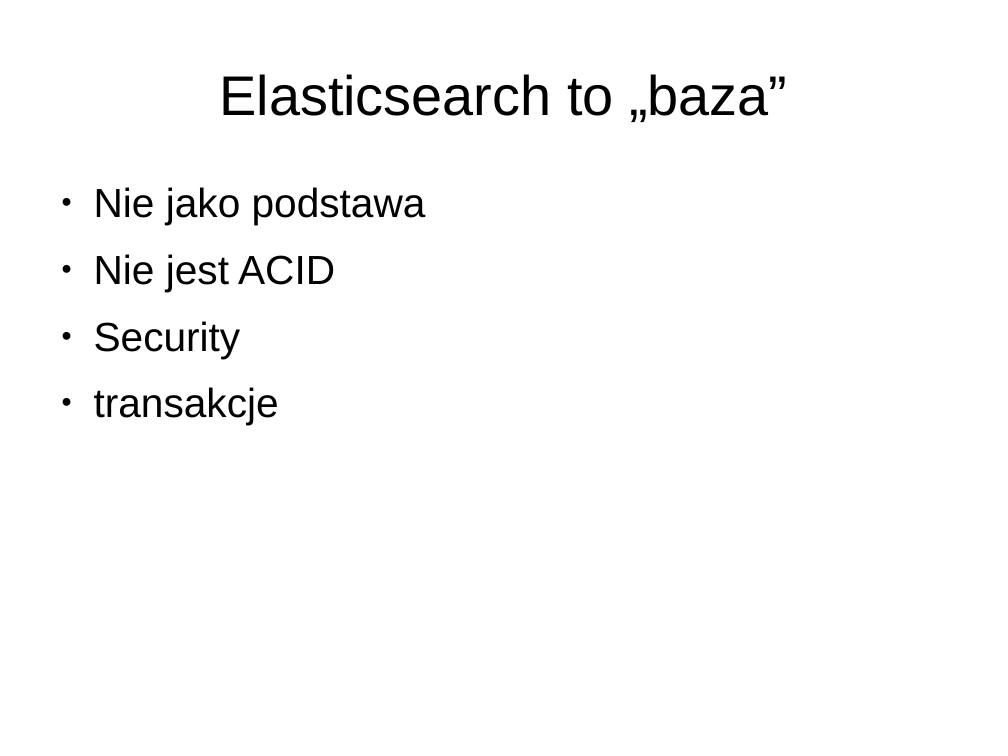
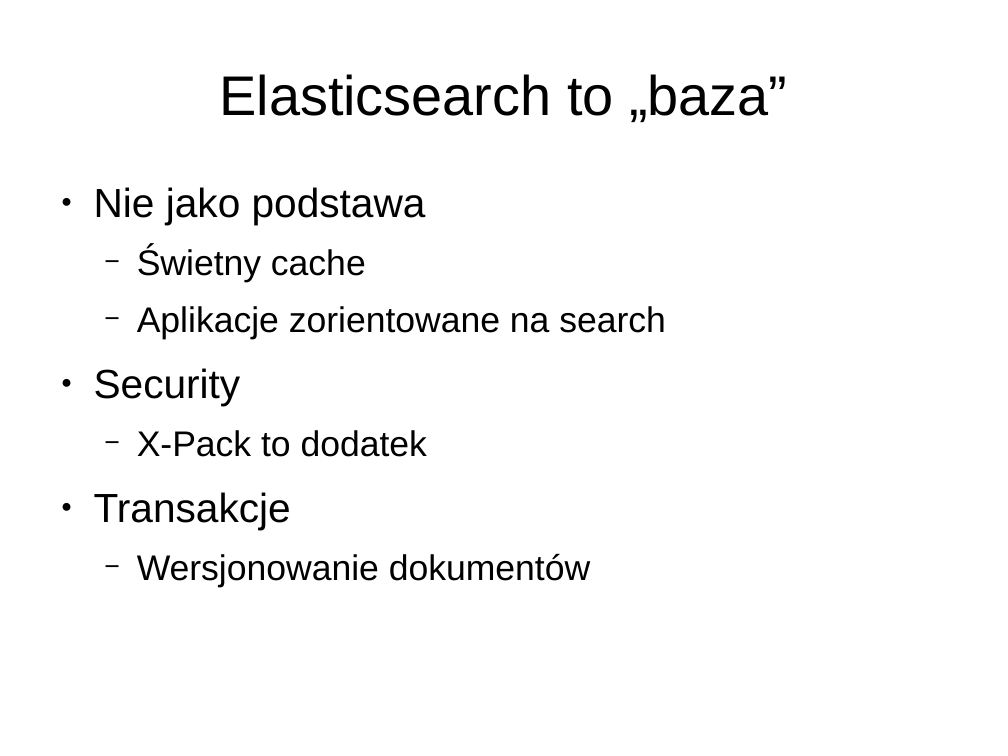
Before and after one commit to lukaszkuczynski/nieszukaj, a slide deck: slide 15 of znajduj.odp. Drawn at 1008x756 pixels with LibreOffice and Linux fonts; fonts in the diff are those of the drawing. Boxes give left, top, right and bottom in pixels: in the first picture for what was removed or moved away, otherwise in the second. Text is boxed around its words. In the diff, an @@ line names an element or a change of style, - is before the commit and + after.

```diff
--- a/znajduj.odp
+++ b/znajduj.odp
@@ text at (x1=137, y1=247, x2=666, y2=340): text changed; size 32 to 28 pt @@
-● Nie jest ACID
+  − Świetny cache
+  − Aplikacje zorientowane na search
@@ text at (x1=94, y1=430, x2=590, y2=587): text changed; size 32 to 28 pt @@
-● transakcje
+  − X-Pack to dodatek
+● Transakcje
+  − Wersjonowanie dokumentów
```
Also in this commit, not shown: 6 other slides changed, 8 slides added, 1 slide removed, 1 other file.
